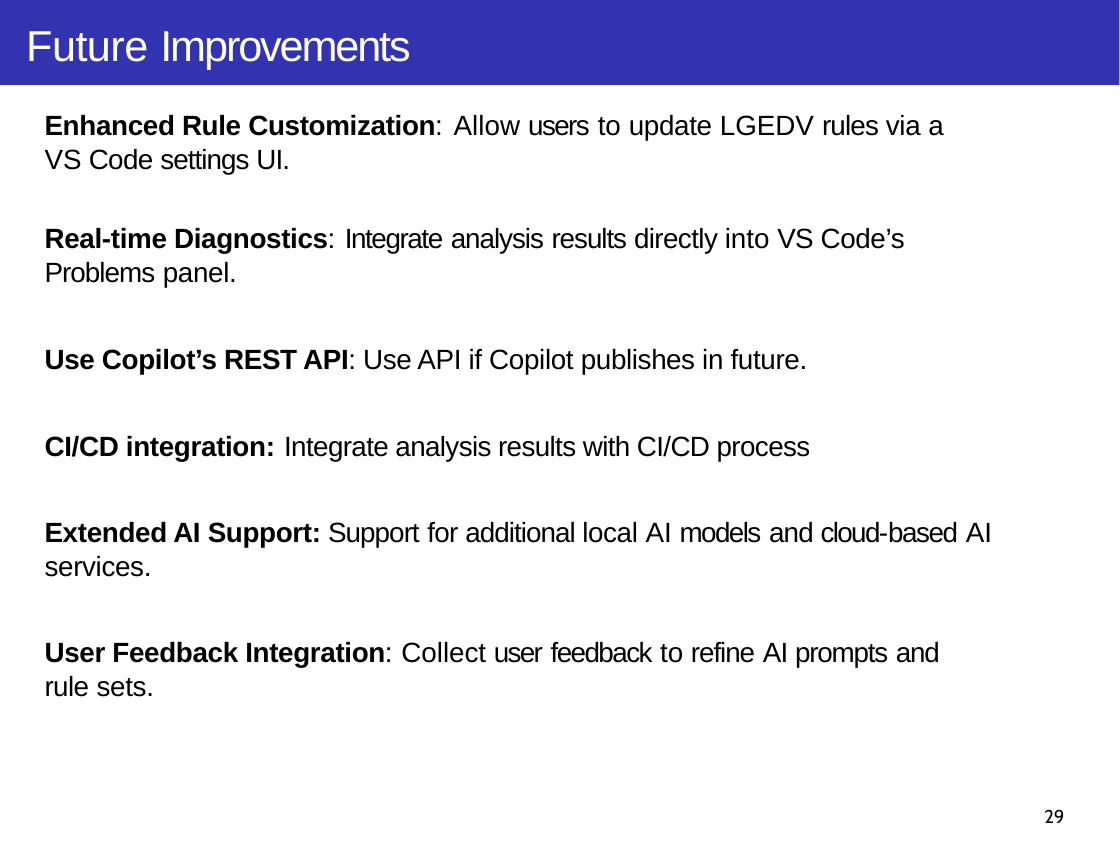
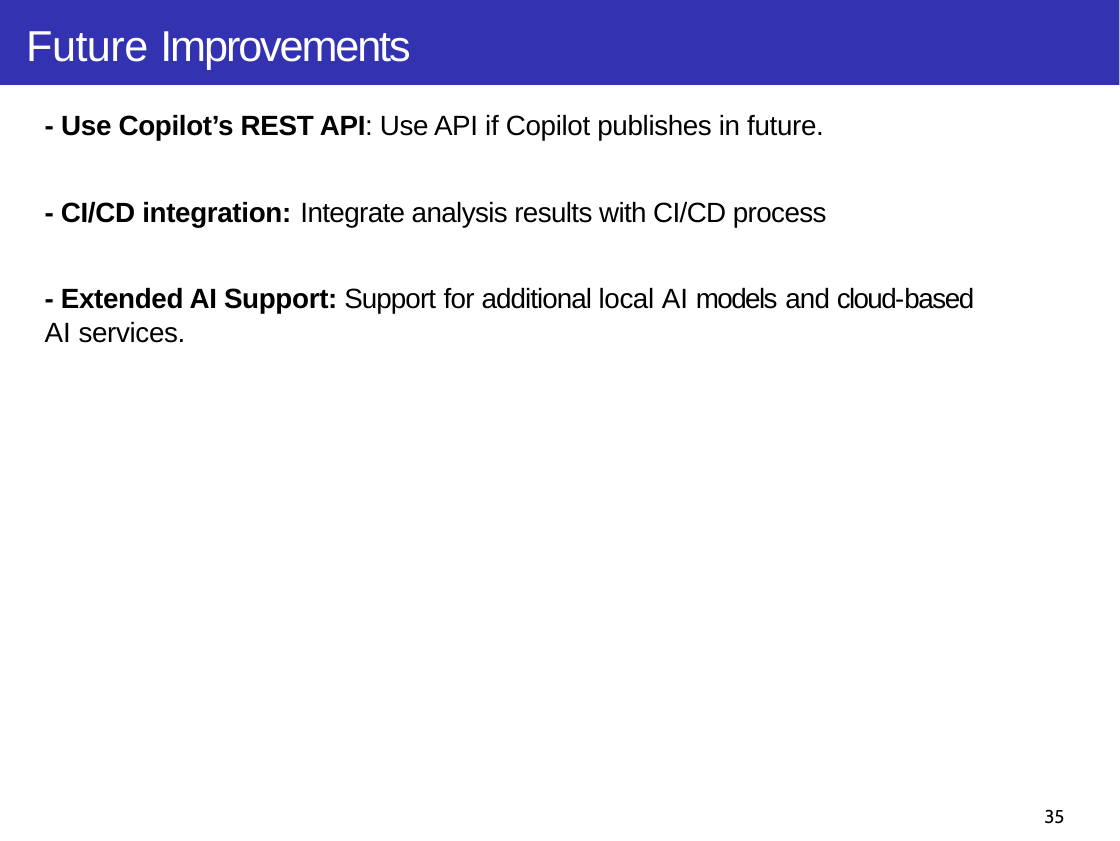
Before and after one commit to taikt/codefun, a slide deck: slide 35 of deepl/code_guard/doc/Code-Guard.pptx (slide 29 before the commit). Drawn at 1120x841 pixels with LibreOffice and Linux fonts; fonts in the diff are those of the drawing. Boxes give left, top, right and bottom in pixels: in the first picture for what was removed or moved away, otherwise in the second. Text is boxed around its words. In the diff, an @@ line names an element or a change of style, - is before the commit and + after.

```diff
--- a/deepl/code_guard/doc/Code-Guard.pptx
+++ b/deepl/code_guard/doc/Code-Guard.pptx
@@ text at <box>45,114,974,343</box>: text changed @@
-Enhanced Rule Customization: Allow users to update LGEDV rules via a VS Code settings UI.
-Real-time Diagnostics: Integrate analysis results directly into VS Code’s Problems panel.
-Use Copilot’s REST API: Use API if Copilot publishes in future.
-CI/CD integration: Integrate analysis results with CI/CD process
-Extended AI Support: Support for additional local AI models and cloud-based AI services.
-User Feedback Integration: Collect user feedback to refine AI prompts and rule sets.
+- Use Copilot’s REST API: Use API if Copilot publishes in future.
+- CI/CD integration: Integrate analysis results with CI/CD process
+- Extended AI Support: Support for additional local AI models and cloud-based AI services.
@@ page number at <box>1044,809,1064,824</box>: text changed @@
-29
+35
```
Also in this commit, not shown: 20 other slides changed, 11 slides added, 5 slides removed, 10 other files.
